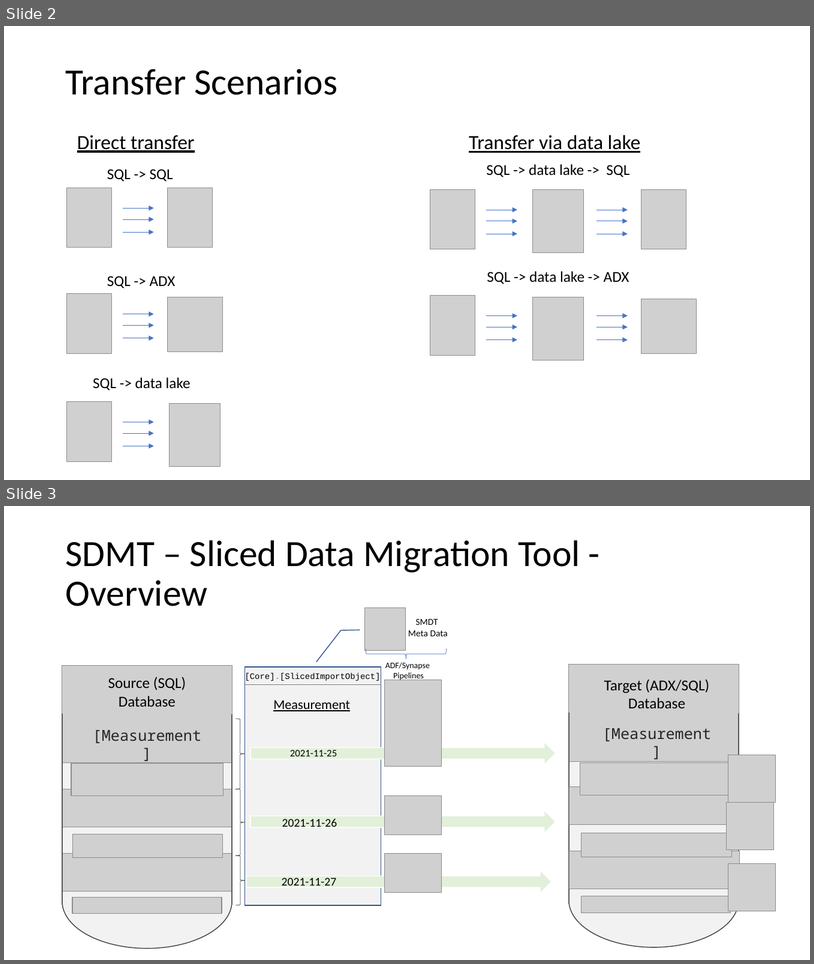
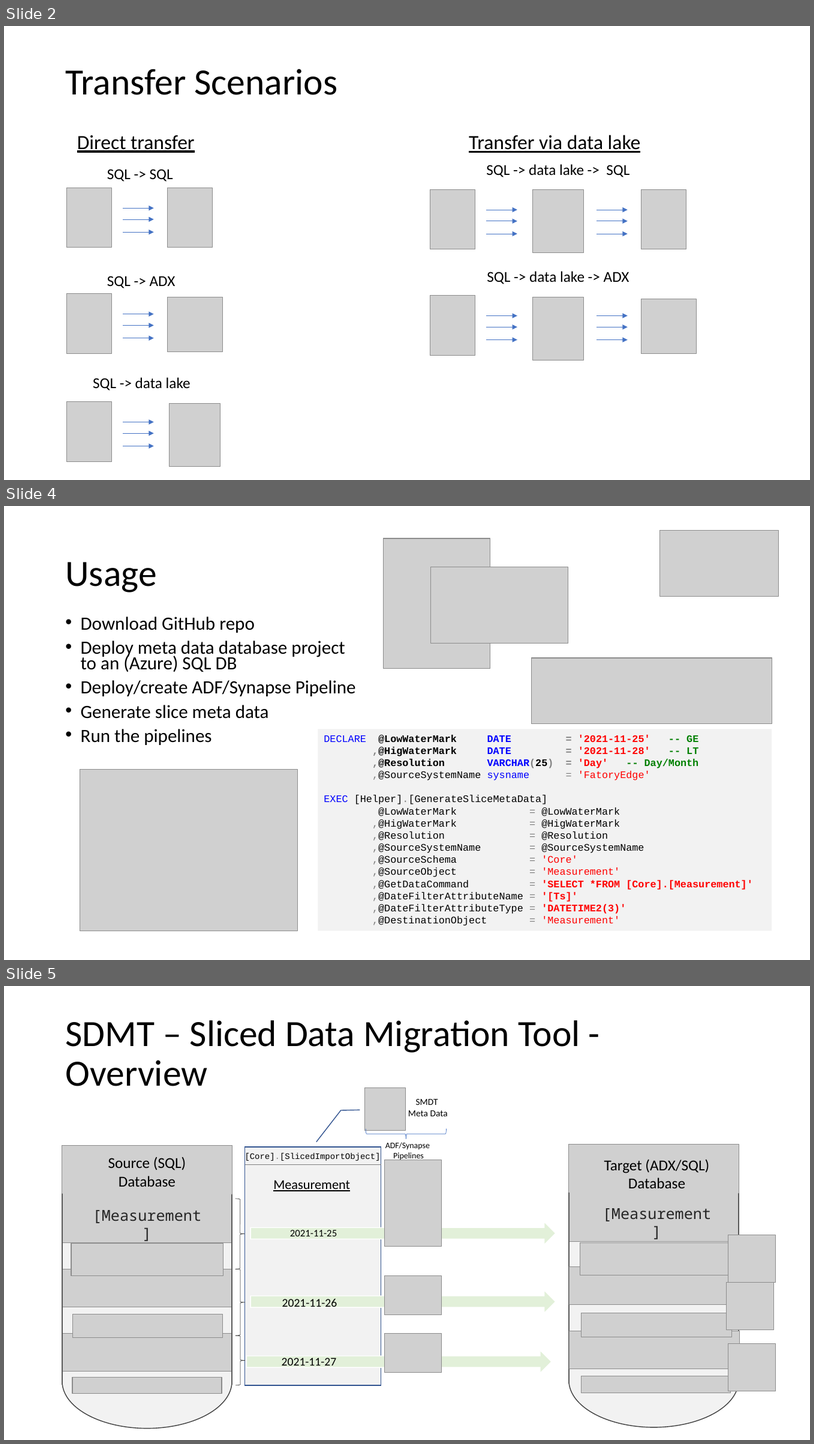
Before and after one commit to meinradweiss/SwissArmyKnife, a slide deck: docs/ADF_SynapsePipelines/PPT/SlicedDataMigrationToolbox.pptx. Shown one above the other, each under a label of ours: slides 2 and 3 before the commit, slides 2, 4 and 5 after it; the slides between them are not shown. The pictures are 814x964 and 814x1444 pixels, drawn with LibreOffice and Linux fonts; fonts in the diff are those of the drawing; grey boxes stand for pictures. Boxes give left, top, right and bottom in pixels: in the first picture for what was removed or moved away, otherwise in the second. Text is boxed around its words. In the diff, an @@ line names an element or a change of style, - is before the commit and + after.

```diff
--- a/docs/ADF_SynapsePipelines/PPT/SlicedDataMigrationToolbox.pptx
+++ b/docs/ADF_SynapsePipelines/PPT/SlicedDataMigrationToolbox.pptx
@@ slide 4 added at (4, 506, 810, 960), background #FFFFFF @@
@@ picture added at (384, 538, 491, 669) @@
@@ picture added at (660, 530, 779, 597) @@
@@ title added at (65, 562, 156, 592), 44 pt, text #000000 @@
+Usage
@@ picture added at (431, 567, 569, 643) @@
@@ text added at (81, 616, 356, 745), 22.2 pt, text #000000 @@
+• Download GitHub repo
+• Deploy meta data database project
+  to an (Azure) SQL DB
+• Deploy/create ADF/Synapse Pipeline
+• Generate slice meta data
+• Run the pipelines
@@ picture added at (531, 658, 772, 724) @@
@@ rectangle added at (318, 729, 772, 931), fill #F2F2F2, 12 pt, text #000000 @@
+DECLARE @LowWaterMark DATE = '2021-11-25' -- GE
+,@HigWaterMark DATE = '2021-11-28' -- LT
+,@Resolution VARCHAR(25) = 'Day' -- Day/Month
+,@SourceSystemName sysname = 'FatoryEdge'
+EXEC [Helper].[GenerateSliceMetaData]
+@LowWaterMark = @LowWaterMark
+,@HigWaterMark = @HigWaterMark
+,@Resolution = @Resolution
+,@SourceSystemName = @SourceSystemName
+,@SourceSchema = 'Core'
+,@SourceObject = 'Measurement'
+,@GetDataCommand = 'SELECT *FROM [Core].[Measurement]'
+,@DateFilterAttributeName = '[Ts]'
+,@DateFilterAttributeType = 'DATETIME2(3)'
+,@DestinationObject = 'Measurement'
@@ picture added at (80, 769, 298, 930) @@
@@ what was slide 3 is now slide 5 @@
```
Also in this commit, not shown: 1 slide changed, 9 other slides added, 1 slide removed, 10 other files.
